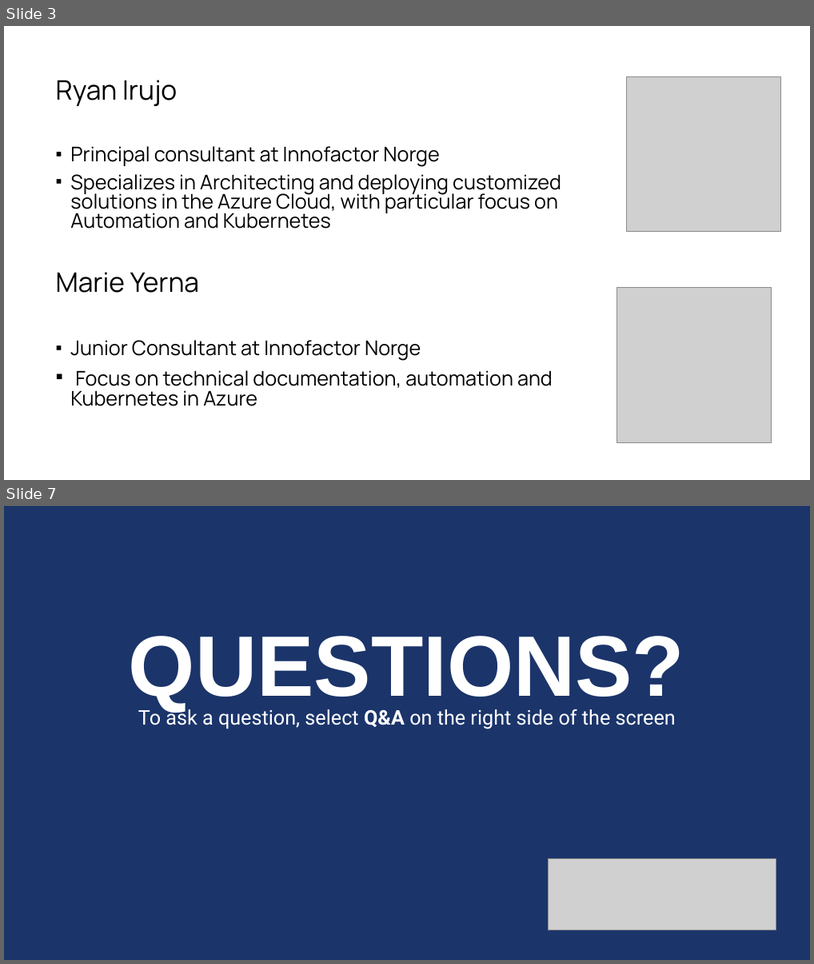
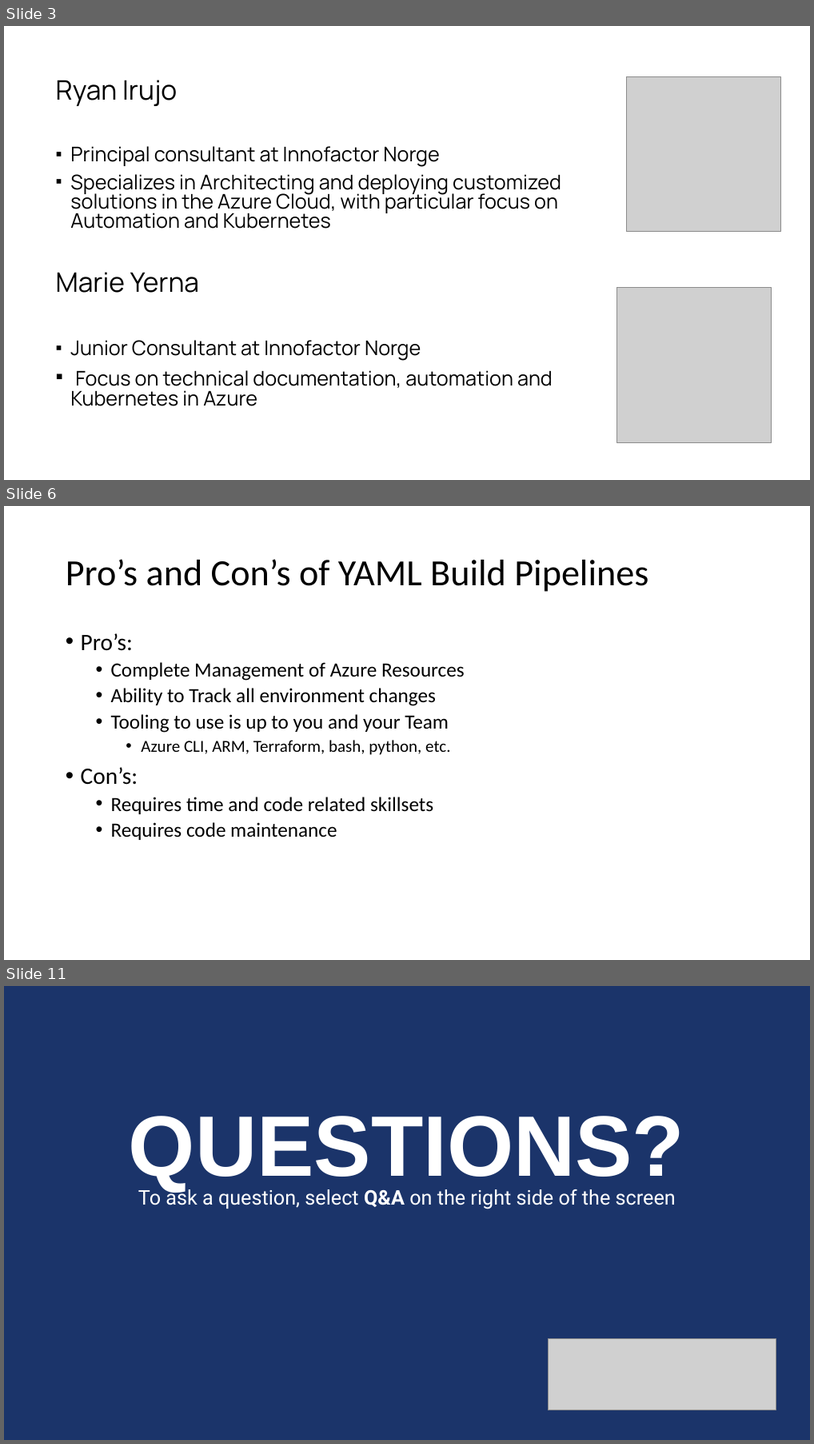
Before and after one commit to starkfell/iam-conf-2020-aks-practical-yaml, a slide deck: presentation.pptx. Shown one above the other, each under a label of ours: slides 3 and 7 before the commit, slides 3, 6 and 11 after it; the slides between them are not shown. The pictures are 814x964 and 814x1444 pixels, drawn with LibreOffice and Linux fonts; fonts in the diff are those of the drawing; grey boxes stand for pictures. Boxes give left, top, right and bottom in pixels: in the first picture for what was removed or moved away, otherwise in the second. Text is boxed around its words. In the diff, an @@ line names an element or a change of style, - is before the commit and + after.

```diff
--- a/presentation.pptx
+++ b/presentation.pptx
@@ slide 6 added at [4,506,810,960], background #FFFFFF @@
@@ title added at [66,559,649,592], 44 pt, text #000000 @@
+Pro’s and Con’s of YAML Build Pipelines
@@ text added at [81,633,465,840], 24 pt, text #000000 @@
+• Pro’s:
+  • Complete Management of Azure Resources
+  • Ability to Track all environment changes
+  • Tooling to use is up to you and your Team
+    • Azure CLI, ARM, Terraform, bash, python, etc.
+• Con’s:
+  • Requires time and code related skillsets
+  • Requires code maintenance
@@ what was slide 7 is now slide 11 @@
```
Also in this commit, not shown: 4 slides changed, 3 other slides added, 2 other files.
